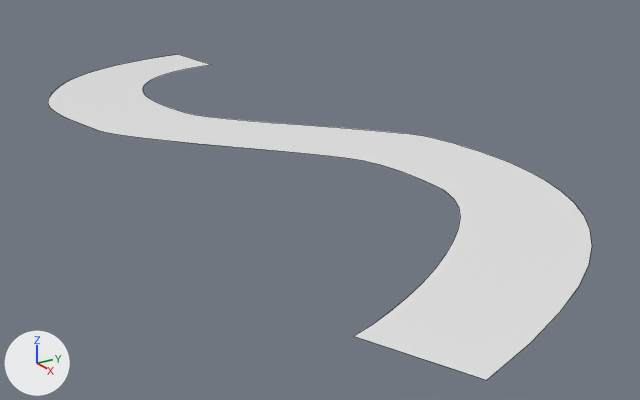
The Blender file Assets/curve_track.blend as it was, and as the next commit left it.
One viewpoint serves both versions: a 50 mm lens placed at (12.9, -9.44, 5.86), pointed at (1.0, -1.76, 0.53). The axes (+X, +Y, +Z) are drawn at lower left. The lights are the same throughout. Mesh edges are drawn as thin lines.

The scene before the commit, as lines of its bpy script (objects in view):
```python
me_mesh = bpy.data.meshes.new('Mesh')
me_mesh.from_pydata(...)  # 122 vertices, 1 face; spans x -7.5..7.8, y -4.9..0.4, z 0.0
ob_curved_track = bpy.data.objects.new('curved_track', me_mesh)
ob_curved_track.location = (0.0, 0.0, 1.48)
```
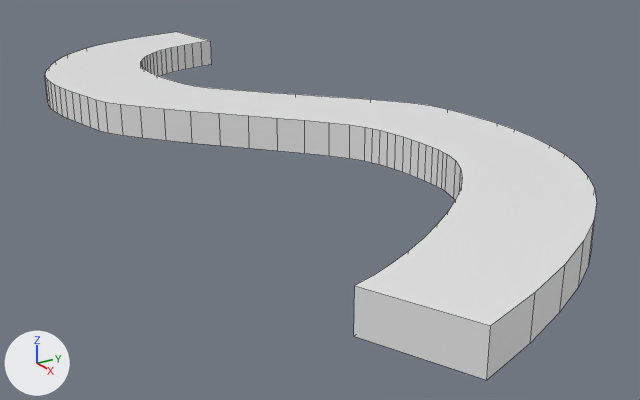
Commit message: WE CAN FINALLY USE THE "NICE" TRACK

Pixel boxes [x1, y1, x2, y2] of what changed, in the pictures (640 x 400 px):
'curved_track', reshaped (7% taller): before [48, 54, 592, 380]; after [45, 32, 597, 380]

What changed in the scene script:
```text
Change me_mesh:
    used by ob_curved_track; location = (0.0, 0.0, 1.48)
    remove me_mesh.from_pydata(...)  # 122 vertices, 1 face; spans x -7.5..7.8, y -4.9..0.4, z 0.0
    add me_mesh.from_pydata(...)  # 244 vertices, 124 faces; spans x -7.5..7.8, y -4.9..0.4, z 0.0..0.5
    me_mesh part 1
    1 face is deleted
    122 new vertices lie (0.0, 0.0, 0.5) away from vertices in x -7.5..7.8, y -4.9..0.4, z 0.0
    124 new faces join them
```
